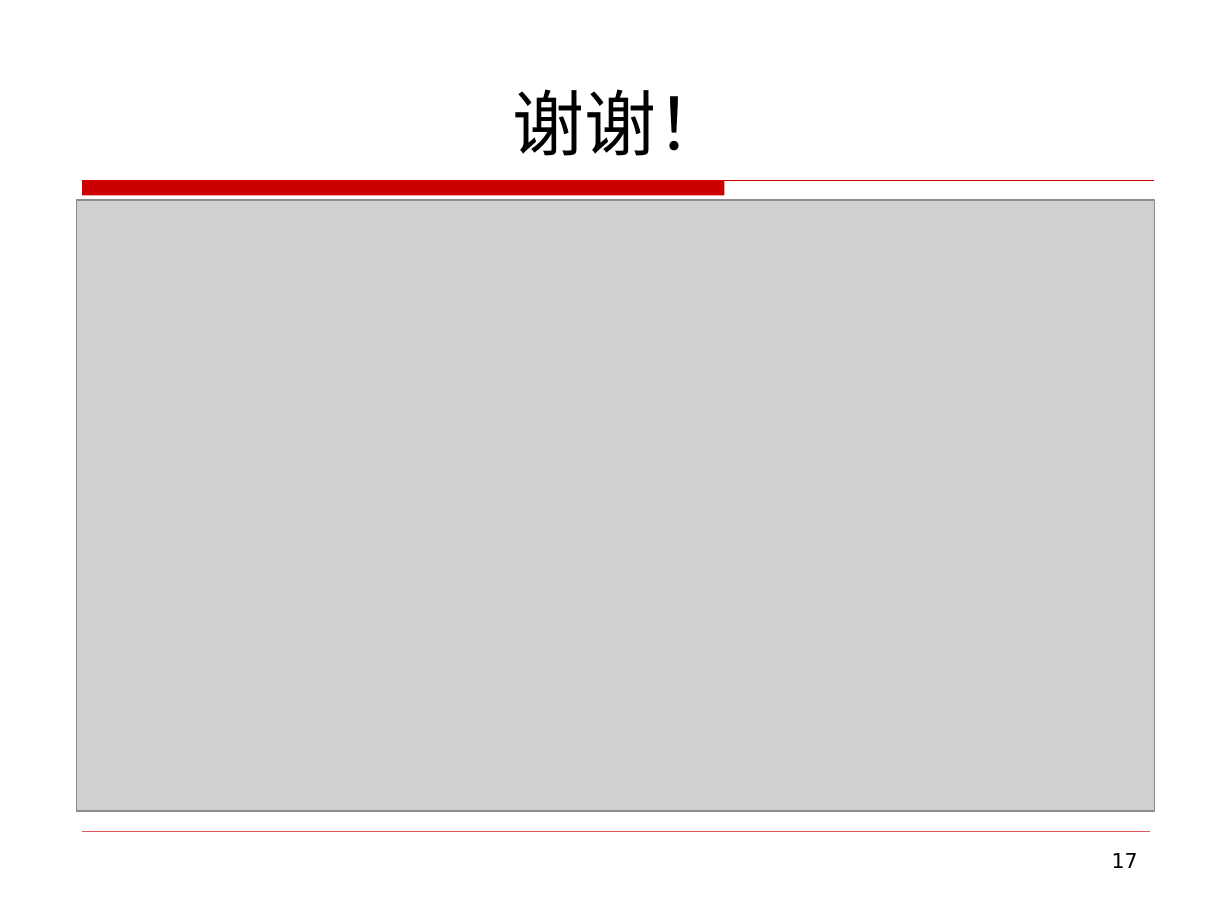
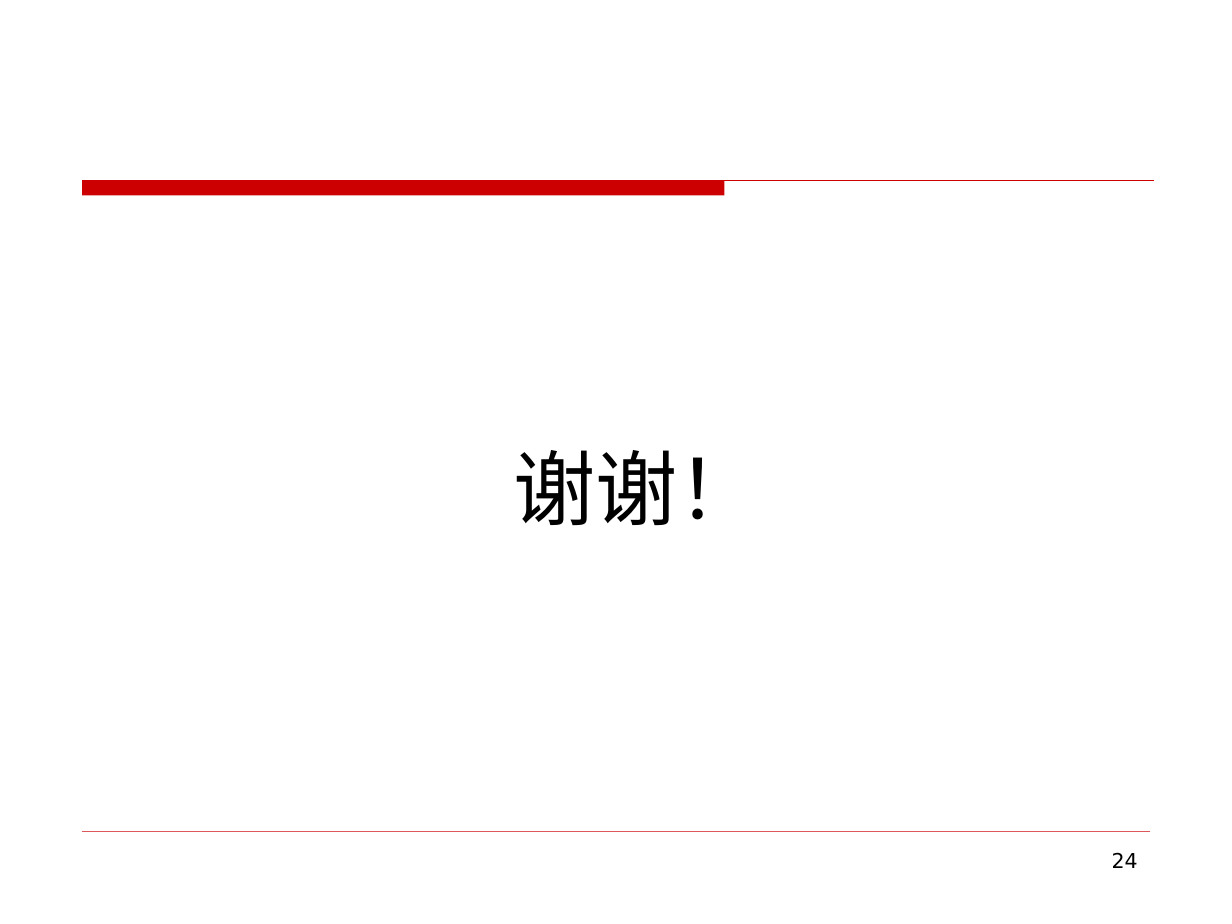
Before and after one commit to zym1010/photo_tourism_ZJU, a slide deck: slide 24 of ppt/基于相似图像及矩阵分解的景物浏览系统结题.ppt (slide 17 before the commit). Drawn at 1232x924 pixels with LibreOffice and Linux fonts; fonts in the diff are those of the drawing; grey boxes stand for pictures. Boxes give left, top, right and bottom in pixels: in the first picture for what was removed or moved away, otherwise in the second. Text is boxed around its words. In the diff, an @@ line names an element or a change of style, - is before the commit and + after.

```diff
--- a/ppt/基于相似图像及矩阵分解的景物浏览系统结题.ppt
+++ b/ppt/基于相似图像及矩阵分解的景物浏览系统结题.ppt
@@ text "谢谢！": place and size @@
-text "谢谢！" at (513, 89, 729, 156)
+text "谢谢！" at (513, 450, 759, 526)
@@ text "谢谢！" at (513, 450, 759, 526): size 42 to 48 pt; alignment centre to left; more space between paragraphs; vertical alignment bottom to top @@
@@ picture removed at (76, 200, 1154, 811) @@
@@ page number at (1112, 852, 1138, 868): text changed @@
-17
+24
```
Also in this commit, not shown: 9 other slides changed, 9 slides added, 2 slides removed.
